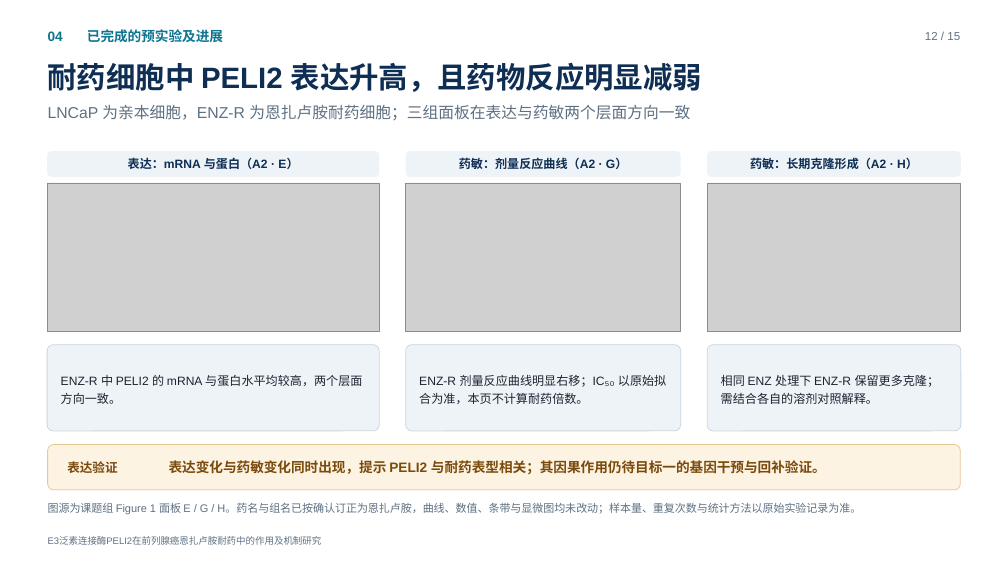
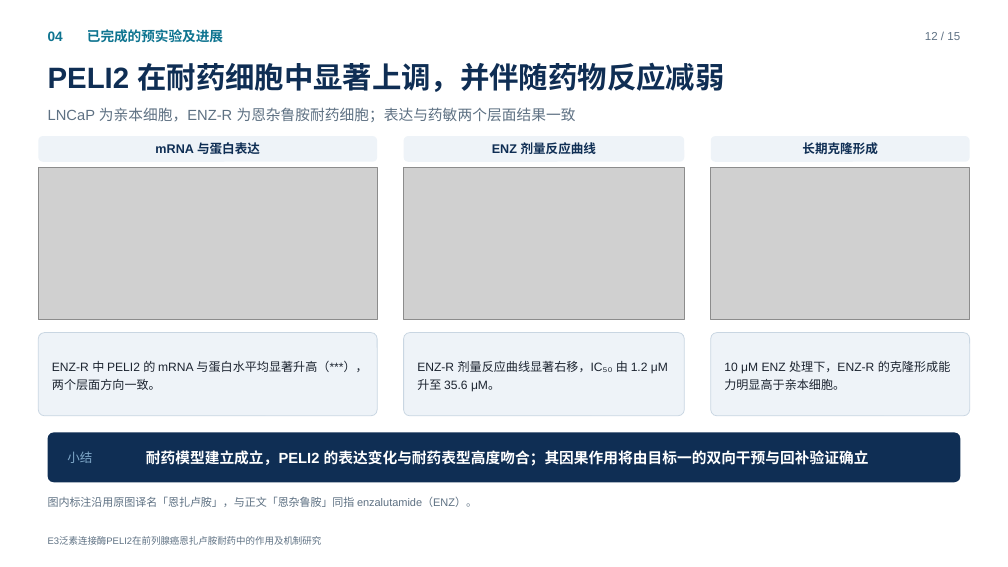
Before and after one commit to query11/test, a slide deck: slide 12 of PELI2开题/PELI2_开题报告.pptx. Drawn at 1008x567 pixels with LibreOffice and Linux fonts; fonts in the diff are those of the drawing; grey boxes stand for pictures. Boxes give left, top, right and bottom in pixels: in the first picture for what was removed or moved away, otherwise in the second. Text is boxed around its words. In the diff, an @@ line names an element or a change of style, - is before the commit and + after.

```diff
--- a/PELI2开题/PELI2_开题报告.pptx
+++ b/PELI2开题/PELI2_开题报告.pptx
@@ text at [48, 62, 724, 92]: text changed @@
-耐药细胞中 PELI2 表达升高，且药物反应明显减弱
+PELI2 在耐药细胞中显著上调，并伴随药物反应减弱
@@ text at [48, 107, 576, 122]: text changed; size 15 to 14 pt @@
-LNCaP 为亲本细胞，ENZ-R 为恩扎卢胺耐药细胞；三组面板在表达与药敏两个层面方向一致
+LNCaP 为亲本细胞，ENZ-R 为恩杂鲁胺耐药细胞；表达与药敏两个层面结果一致
@@ text "LNCaP 为亲本细胞，ENZ-R 为恩杂鲁胺耐药细胞；表达与药敏两个层面结果一致" at [48, 107, 576, 122]: vertical alignment top to middle @@
@@ rounded rectangle: place and size @@
-rounded rectangle at [47, 151, 379, 177]
+rounded rectangle at [39, 136, 377, 162]
@@ text at [155, 142, 260, 154]: text changed; size 11.5 to 12 pt @@
-表达：mRNA 与蛋白（A2 · E）
+mRNA 与蛋白表达
@@ rounded rectangle: place and size @@
-rounded rectangle at [406, 151, 681, 177]
+rounded rectangle at [404, 136, 684, 162]
@@ text at [492, 142, 597, 154]: text changed; size 11.5 to 12 pt @@
-药敏：剂量反应曲线（A2 · G）
+ENZ 剂量反应曲线
@@ rounded rectangle: place and size @@
-rounded rectangle at [707, 151, 961, 177]
+rounded rectangle at [711, 136, 969, 162]
@@ text at [802, 142, 878, 154]: text changed; size 11.5 to 12 pt @@
-药敏：长期克隆形成（A2 · H）
+长期克隆形成
@@ picture: place and size @@
-picture at [47, 183, 379, 331]
+picture at [39, 168, 377, 319]
@@ picture: place and size @@
-picture at [406, 183, 681, 331]
+picture at [404, 168, 684, 319]
@@ picture: place and size @@
-picture at [707, 183, 961, 331]
+picture at [711, 168, 969, 319]
@@ rounded rectangle: place and size @@
-rounded rectangle at [47, 345, 379, 431]
+rounded rectangle at [39, 333, 377, 416]
@@ rounded rectangle: place and size @@
-rounded rectangle at [406, 345, 681, 431]
+rounded rectangle at [404, 333, 684, 416]
@@ proportions changed in 3 elements at [404, 333, 684, 416], [39, 333, 377, 416], [711, 333, 969, 416] @@
@@ rounded rectangle: place and size @@
-rounded rectangle at [707, 345, 961, 431]
+rounded rectangle at [711, 333, 969, 416]
@@ text at [52, 361, 367, 390]: text changed @@
-ENZ-R 中 PELI2 的 mRNA 与蛋白水平均较高，两个层面方向一致。
+ENZ-R 中 PELI2 的 mRNA 与蛋白水平均显著升高（***），两个层面方向一致。
@@ text at [417, 361, 668, 392]: text changed @@
-ENZ-R 剂量反应曲线明显右移；IC₅₀ 以原始拟合为准，本页不计算耐药倍数。
+ENZ-R 剂量反应曲线显著右移，IC₅₀ 由 1.2 μM 升至 35.6 μM。
@@ text at [724, 361, 951, 390]: text changed @@
-相同 ENZ 处理下 ENZ-R 保留更多克隆；需结合各自的溶剂对照解释。
+10 μM ENZ 处理下，ENZ-R 的克隆形成能力明显高于亲本细胞。
@@ rounded rectangle: place and size @@
-rounded rectangle at [48, 445, 960, 490]
+rounded rectangle at [48, 433, 960, 482]
@@ rounded rectangle at [48, 433, 960, 482]: fill #FDF3E3 to #0F2E54; outline #E8C892 0.75 pt to none; proportions changed @@
@@ text at [67, 451, 92, 463]: text changed; text colour #7A4A0B to #7FA8C9; bold off @@
-表达验证
+小结
@@ text at [146, 450, 869, 466]: text changed; size 13 to 14 pt; text colour #7A4A0B to #FFFFFF @@
-表达变化与药敏变化同时出现，提示 PELI2 与耐药表型相关；其因果作用仍待目标一的基因干预与回补验证。
+耐药模型建立成立，PELI2 的表达变化与耐药表型高度吻合；其因果作用将由目标一的双向干预与回补验证确立
@@ text at [48, 496, 477, 507]: text changed @@
-图源为课题组 Figure 1 面板 E / G / H。药名与组名已按确认订正为恩扎卢胺，曲线、数值、条带与显微图均未改动；样本量、重复次数与统计方法以原始实验记录为准。
+图内标注沿用原图译名「恩扎卢胺」，与正文「恩杂鲁胺」同指 enzalutamide（ENZ）。
```
Also in this commit, not shown: 7 other slides changed, 7 slides added, 7 slides removed, 2 other files.
